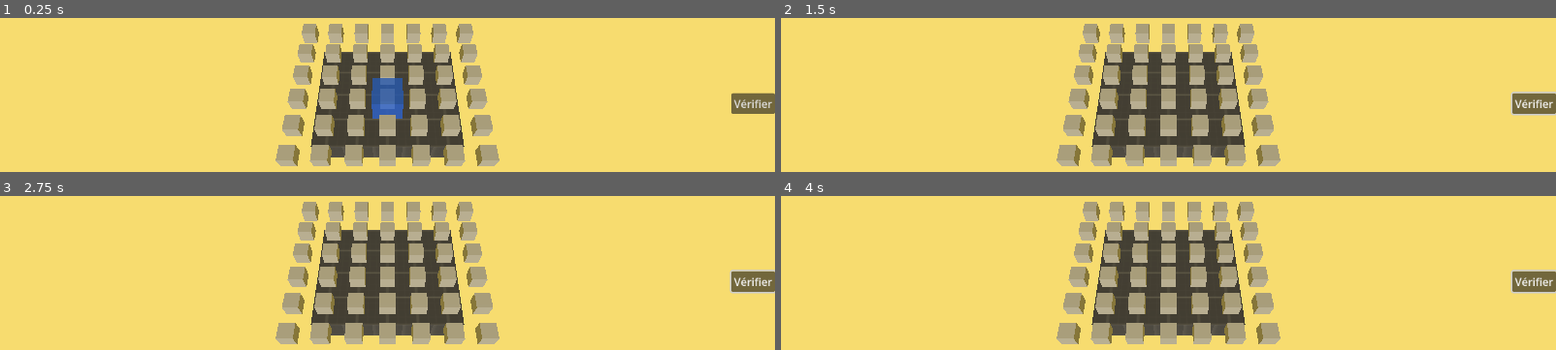
Above: before the commit, frames 1-4 (two rows, left to right).
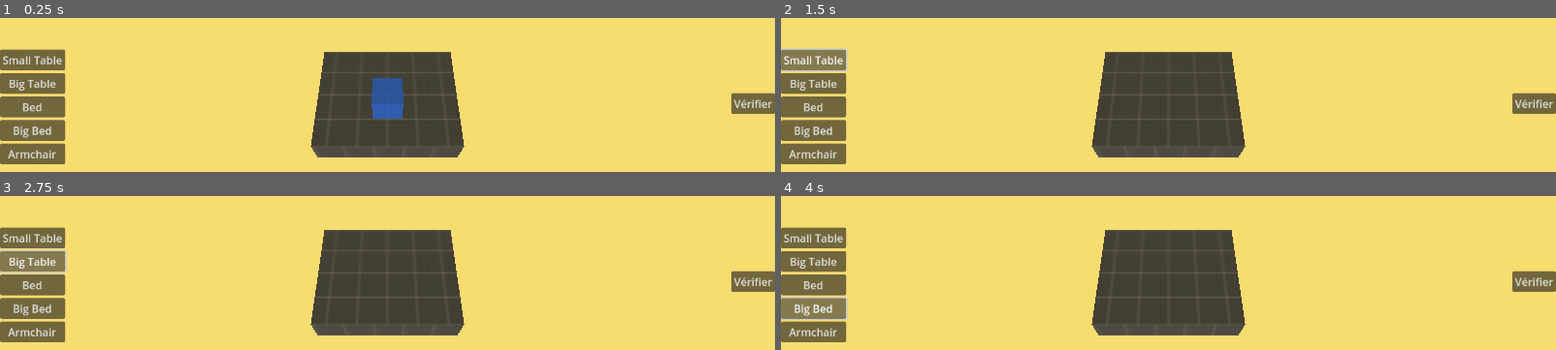
Above: after the commit, the same moments.

Repository: Bigaston/LDJam54
Game: Godot game, scene res://scenes/Main.tscn
Same seed, same stepped clock (60 frames per second), same inputs: the game is played once before the commit and once after it.
Inputs (mouse positions are in pixels of both pictures, inside the frame that each line leads up to):
- Up to frame 1 (0.25 s): no input
- Up to frame 2 (1.5 s): click "Vérifier" at 0.5 s; click (812, 59) at 1.25 s, where only the run after the commit has a clickable "Small Table"
- Up to frame 3 (2.75 s): click (31, 260) at 2 s, where only the run after the commit has a clickable "Big Table"
- Up to frame 4 (4 s): click (812, 285) at 2.75 s, where only the run after the commit has a clickable "Bed"; click (812, 308) at 3.5 s, where only the run after the commit has a clickable "Big Bed"

The runs differ from the first frame. In frame 1, 17% of the frame differs, in the area x 0-65%, y 3-97%; in frame 2, 18%; in frame 3, 18%, in the area x 0-100%, y 3-97%; in frame 4, 18%.

Commit message:
Charac des meubles

Diff:
--- a/objects/Marker.tscn
+++ b/objects/Marker.tscn
@@ -9,6 +9,7 @@
 
 [node name="MeshInstance3D" type="MeshInstance3D" parent="."]
 transform = Transform3D(0.5, 0, 0, 0, 0.5, 0, 0, 0, 0.5, 0, 0.5, 0)
+visible = false
 mesh = SubResource("BoxMesh_1qiej")
 
 [node name="Area3D" type="Area3D" parent="."]
--- a/objects/furnitures/Armchair.tscn
+++ b/objects/furnitures/Armchair.tscn
@@ -9,6 +9,7 @@
 [node name="Armchair" type="Node3D"]
 script = ExtResource("1_psth2")
 display_name = "Armchair"
+characteristics = Array[int]([2])
 
 [node name="Model" parent="." instance=ExtResource("2_gkydo")]
 transform = Transform3D(2, 0, 0, 0, 2, 0, 0, 0, 2, 1, 1, 0.5)
--- a/objects/furnitures/Bed_Big.tscn
+++ b/objects/furnitures/Bed_Big.tscn
@@ -9,6 +9,7 @@
 [node name="Bed Big" type="Node3D"]
 script = ExtResource("1_y58k7")
 display_name = "Big Bed"
+characteristics = Array[int]([0])
 
 [node name="Model" parent="." instance=ExtResource("2_e0sv7")]
 transform = Transform3D(2, 0, 0, 0, 2, 0, 0, 0, 2, 1.2, 0.5, 1)
--- a/objects/furnitures/Bed_Small.tscn
+++ b/objects/furnitures/Bed_Small.tscn
@@ -9,6 +9,7 @@
 [node name="Bed" type="Node3D"]
 script = ExtResource("1_8q0yk")
 display_name = "Bed"
+characteristics = Array[int]([0])
 
 [node name="Model" parent="." instance=ExtResource("2_pxg2m")]
 transform = Transform3D(2, 0, 0, 0, 2, 0, 0, 0, 2, 1.5, 0.5, 0.5)
--- a/objects/furnitures/Couch.tscn
+++ b/objects/furnitures/Couch.tscn
@@ -9,6 +9,7 @@
 [node name="Bed" type="Node3D"]
 script = ExtResource("1_06pwk")
 display_name = "Couch"
+characteristics = Array[int]([2])
 
 [node name="Model" parent="." instance=ExtResource("2_6l2yq")]
 transform = Transform3D(2, 0, 0, 0, 2, 0, 0, 0, 2, 0.5, 0.5, 1.5)
--- a/objects/furnitures/Low_Table.tscn
+++ b/objects/furnitures/Low_Table.tscn
@@ -9,6 +9,7 @@
 [node name="Bed" type="Node3D"]
 script = ExtResource("1_v7hww")
 display_name = "Low Table"
+characteristics = Array[int]([1])
 
 [node name="Model" parent="." instance=ExtResource("2_5h7q0")]
 transform = Transform3D(1.3, 0, 0, 0, 1.3, 0, 0, 0, 1.3, 0, 0.4, 0.5)
--- a/objects/furnitures/Table_Big.tscn
+++ b/objects/furnitures/Table_Big.tscn
@@ -9,6 +9,7 @@
 [node name="Bed" type="Node3D"]
 script = ExtResource("1_jocoa")
 display_name = "Big Table"
+characteristics = Array[int]([1])
 
 [node name="Model" parent="." instance=ExtResource("2_prnda")]
 transform = Transform3D(1.7, 0, 0, 0, 1.7, 0, 0, 0, 1.7, 0, 0.5, 0.5)
--- a/objects/furnitures/Table_Small.tscn
+++ b/objects/furnitures/Table_Small.tscn
@@ -9,6 +9,7 @@
 [node name="Bed" type="Node3D"]
 script = ExtResource("1_efvoj")
 display_name = "Small Table"
+characteristics = Array[int]([1])
 
 [node name="Model" parent="." instance=ExtResource("2_2sbti")]
 transform = Transform3D(1.8, 0, 0, 0, 1.8, 0, 0, 0, 1.8, 0, 1, 0)
--- a/ressources/levels/Level1.tres
+++ b/ressources/levels/Level1.tres
@@ -1,9 +1,14 @@
-[gd_resource type="Resource" script_class="Level" load_steps=2 format=3 uid="uid://bs7lvmjefgabh"]
+[gd_resource type="Resource" script_class="Level" load_steps=7 format=3 uid="uid://bs7lvmjefgabh"]
 
+[ext_resource type="PackedScene" uid="uid://dxtbeq7l3mpwo" path="res://objects/furnitures/Table_Small.tscn" id="1_6wqor"]
 [ext_resource type="Script" path="res://scripts/Level.gd" id="1_dxxv6"]
+[ext_resource type="PackedScene" uid="uid://clcvo4tgl7u3v" path="res://objects/furnitures/Table_Big.tscn" id="2_acj7i"]
+[ext_resource type="PackedScene" uid="uid://na7tsji6c6l5" path="res://objects/furnitures/Bed_Small.tscn" id="3_0dy3o"]
+[ext_resource type="PackedScene" uid="uid://bb22ga2nchga0" path="res://objects/furnitures/Bed_Big.tscn" id="4_xrnn2"]
+[ext_resource type="PackedScene" uid="uid://cyt5owtf8d0cj" path="res://objects/furnitures/Armchair.tscn" id="5_bdnwo"]
 
 [resource]
 script = ExtResource("1_dxxv6")
-available_furnitures = Array[PackedScene]([])
-needed_furnitures = Array[PackedScene]([])
+available_furnitures = Array[PackedScene]([ExtResource("1_6wqor"), ExtResource("2_acj7i"), ExtResource("3_0dy3o"), ExtResource("4_xrnn2"), ExtResource("5_bdnwo")])
+needed_furnitures = Array[int]([0, 1, 2, 2, 3])
 map = "res://ressources/levels/level1.map.txt"
--- a/scripts/Furniture.gd
+++ b/scripts/Furniture.gd
@@ -2,6 +2,7 @@
 class_name Furniture
 
 @export var display_name = ""
+@export var characteristics: Array[Level.FurnitureType] = []
 
 func is_placement_valid():
 	return !$Area3D.has_overlapping_areas()
--- a/scripts/Level.gd
+++ b/scripts/Level.gd
@@ -1,6 +1,8 @@
 extends Resource
 class_name Level
 
+enum FurnitureType {BED, TABLE, SIT, STORAGE}
+
 @export var available_furnitures: Array[PackedScene]
-@export var needed_furnitures: Array[PackedScene]
+@export var needed_furnitures: Array[FurnitureType]
 @export_file var map
--- a/scripts/UI.gd
+++ b/scripts/UI.gd
@@ -7,8 +7,8 @@
 	var container = $VBoxContainer
 
 	var button = Button.new()
-	button.text = furniture.name
-	button.name = furniture.name
+	button.text = furniture.display_name
+	button.name = furniture.display_name
 
 	button.pressed.connect(_on_add_furniture_pressed.bind(furniture))
 
@@ -22,6 +22,5 @@
 func _on_add_furniture_pressed(furniture: Furniture):
 	furniture_choosed.emit(furniture)
 
-
 func _on_button_pressed():
 	check_level.emit()
--- a/scripts/main_game.gd
+++ b/scripts/main_game.gd
@@ -113,7 +113,7 @@
 				if child is Area3D:
 					child.set_collision_layer_value(1, true)
 
-			$UI.remove_available_furniture(furniture_to_place.name)
+			$UI.remove_available_furniture(furniture_to_place.display_name)
 
 			placed_furniture.append(furniture_to_place)
 
@@ -208,28 +208,29 @@
 
 
 func is_level_completed():
-	var need_string = []
-
-	for needed_furniture in level.needed_furnitures:
-		var state = needed_furniture.get_state() as SceneState
-
-		for i in range(0, state.get_node_property_count(0)):
-			if state.get_node_property_name(0, i) == "display_name":
-				need_string.append(state.get_node_property_value(0, i))
-
-	var placed_string = []
-
-	for placed in placed_furniture:
-		placed_string.append(placed.display_name)
-
-	need_string.sort()
-	placed_string.sort()
-
-	if need_string.size() != placed_string.size():
-		return false
-
-	for i in range(0, need_string.size()):
-		if need_string[i] != placed_string[i]:
-			return false
-
-	return true
+#	var need_string = []
+#
+#	for needed_furniture in level.needed_furnitures:
+#		var state = needed_furniture.get_state() as SceneState
+#
+#		for i in range(0, state.get_node_property_count(0)):
+#			if state.get_node_property_name(0, i) == "display_name":
+#				need_string.append(state.get_node_property_value(0, i))
+#
+#	var placed_string = []
+#
+#	for placed in placed_furniture:
+#		placed_string.append(placed.display_name)
+#
+#	need_string.sort()
+#	placed_string.sort()
+#
+#	if need_string.size() != placed_string.size():
+#		return false
+#
+#	for i in range(0, need_string.size()):
+#		if need_string[i] != placed_string[i]:
+#			return false
+#
+#	return true
+	return false
